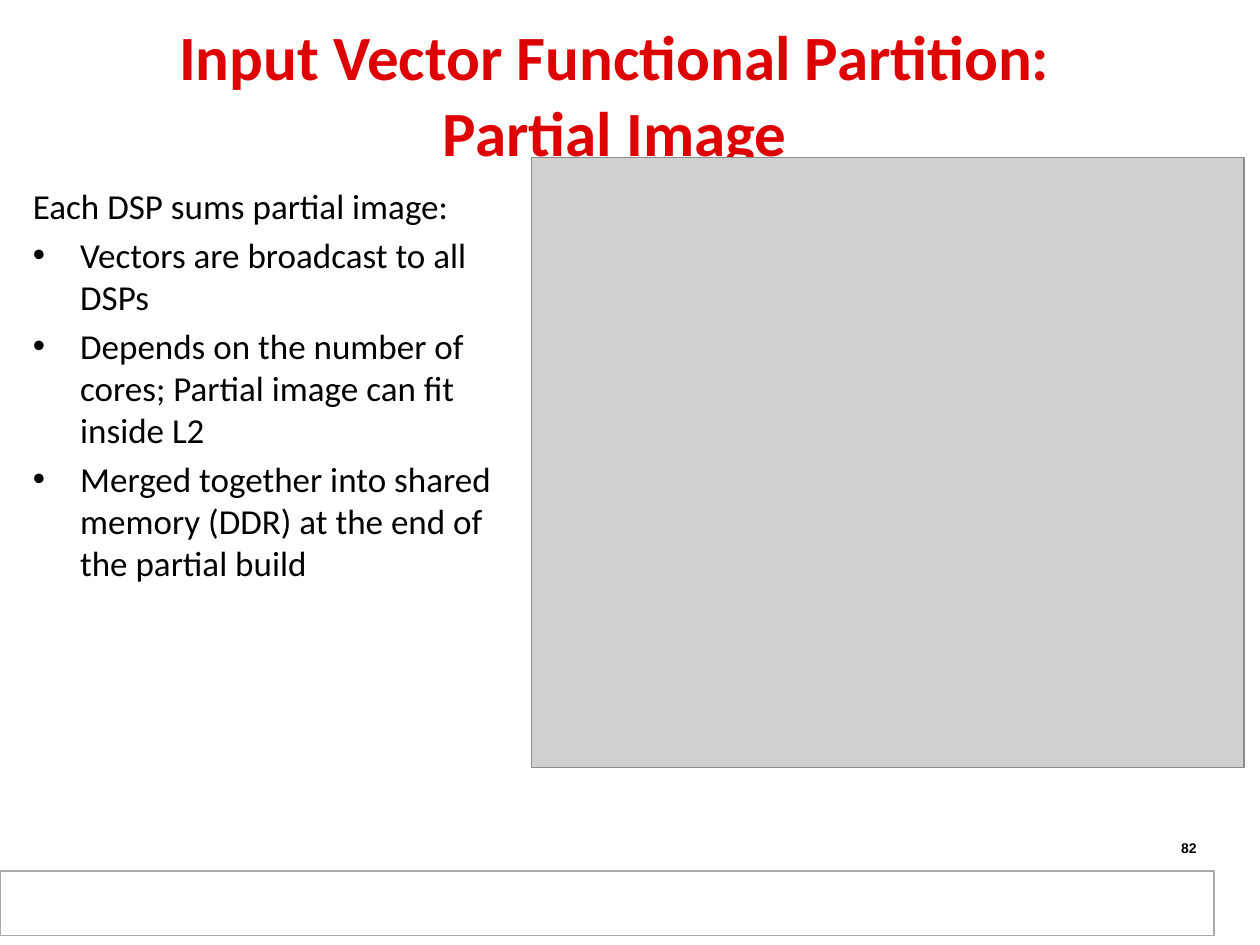
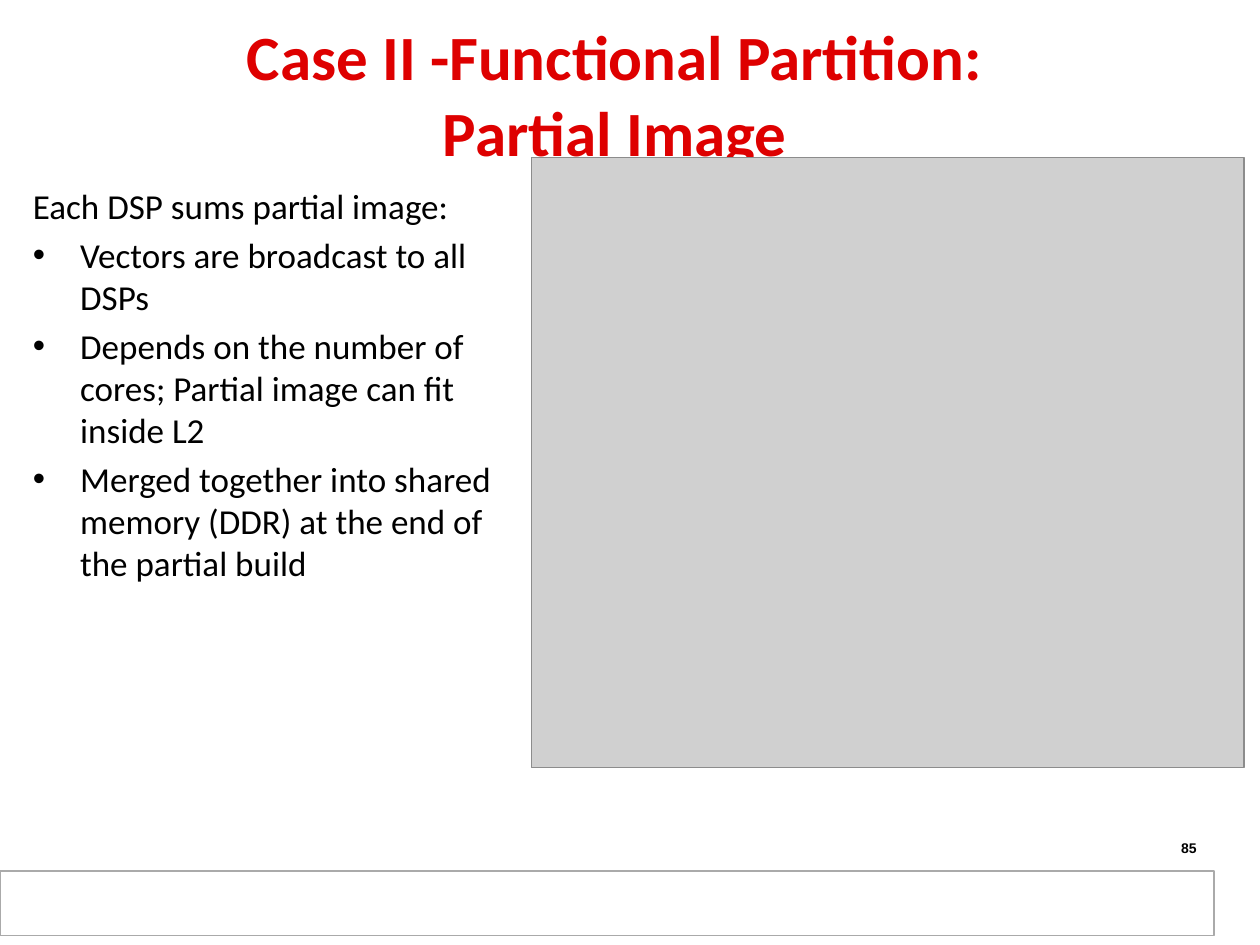
Before and after one commit to hari1989/keystone-workshop, a slide deck: slide 85 of slides/KeyStone Multicore Design.pptx (slide 82 before the commit). Drawn at 1260x945 pixels with LibreOffice and Linux fonts; fonts in the diff are those of the drawing; grey boxes stand for pictures; background and template pictures are left out. Boxes give left, top, right and bottom in pixels: in the first picture for what was removed or moved away, otherwise in the second. Text is boxed around its words. In the diff, an @@ line names an element or a change of style, - is before the commit and + after.

```diff
--- a/slides/KeyStone Multicore Design.pptx
+++ b/slides/KeyStone Multicore Design.pptx
@@ title at bbox=[247, 35, 981, 171]: text changed @@
-Input Vector Functional Partition:
-Partial Image
+Case II -Functional Partition:
+Partial Image
@@ page number at bbox=[1181, 843, 1197, 853]: text changed @@
-82
+85
```
Also in this commit, not shown: 10 other slides changed, 5 slides added, 1 slide removed.
